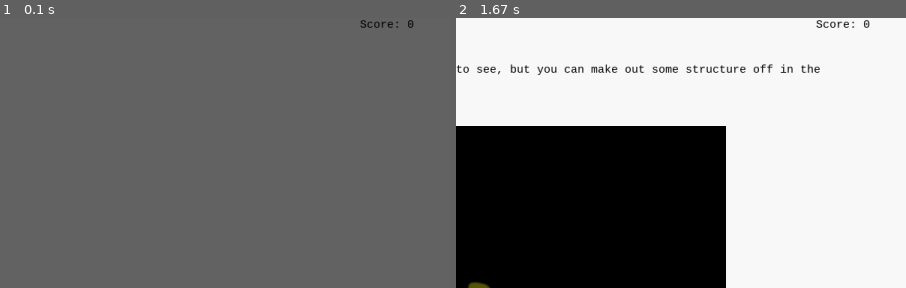
Above: before the commit, frames 1-2 (left to right).
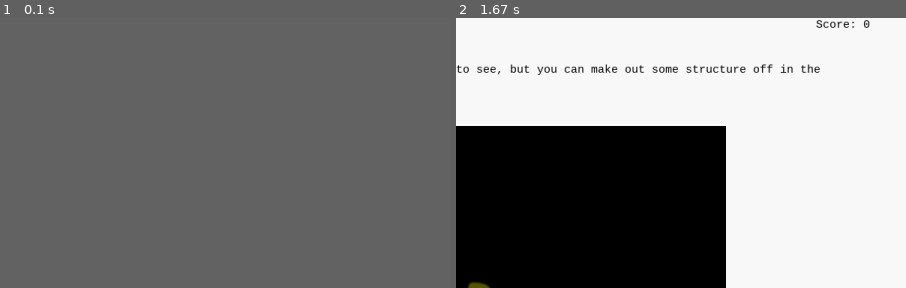
Above: after the commit, the same moments.

Repository: WilliamKluge/CMPT120-Project
Game: pygame game, started from Nowhere/main.py
The game is run twice, just before and just after one commit, with the same random seed, the same clock (stepped at 60 frames per second) and the same inputs.
Inputs:
- Up to frame 1 (0.1 s): no input
- Up to frame 2 (1.67 s): tap Space at 0.33 s; tap Shift at 0.67 s; hold D 1-1.47 s; tap E at 1.15 s; hold D from 1.5 s (still down); tap B at 1.65 s
The pictures show only the part of the screen within x 50-100%, y 0-50%; the shares and areas given below are measured in that part.

The runs differ from the first frame. In frame 1, 0.1% of the frame differs, in the area x 80-92%, y 0-4%; in frame 2, nothing differs.

Commit message:
Improved game loop to only include system updates, resolves #4

Diff:
--- a/Nowhere/EntityFramework/Systems/Engine.py
+++ b/Nowhere/EntityFramework/Systems/Engine.py
@@ -9,8 +9,6 @@
 
 import Nowhere.PygameLibraries.eztext as eztext
 from Nowhere.EntityFramework.Nodes.PositionNode import PositionNode
-from Nowhere.EntityFramework.Nodes.ScoreNode import ScoreNode
-from Nowhere.EntityFramework.Systems.ImplimentedSystems.DrawTextSystem import DrawTextSystem
 from Nowhere.EntityFramework.Systems.ImplimentedSystems.MoveSystem import MoveSystem
 from Nowhere.EntityFramework.Systems.ImplimentedSystems.QuitSystem import QuitSystem
 
@@ -68,18 +66,12 @@
 
         while self.continue_updating:
             current_time = time.clock()
-            w, h = self.screen.get_size()
+
             # Draw the background created in __init__ to the screen
             self.screen.blit(self.background, (0, 0))
 
-            # Draws the user's score
-            self.add_system(DrawTextSystem(self,
-                                           "Score: " + str(self.character.components[ScoreNode.__name__].score),
-                                           (w * 0.90, 0)))
-
             # Events for self.__input_box
             events = pygame.event.get()
-
             # Process other events
             for event in events:
                 # Close if window is closed
@@ -89,7 +81,7 @@
             self.input_box.update(events)
             self.input_box.draw(self.screen)
 
-            sorted(self.system_queue, key=lambda system: system.priority)
+            sorted(self.system_queue, key=lambda system: system.priority)  # Sorts systems based on their priority
 
             # Update processes in the main queue of the game
             for i in self.system_queue:
@@ -102,13 +94,6 @@
 
             # Blit everything to the screen
             pygame.display.flip()
-
-            user_input = self.input_box.value
-
-            # Checks if the user input is one of the possible commands
-            if user_input in self.__possible_commands:
-                self.add_system(self.__possible_commands[user_input])
-                self.input_box.value = ''
 
     def remove_system(self, system):
         """
@@ -137,6 +122,17 @@
         self.character = entity
 
     def update_commands(self):
+        """
+        Checks if the user has input a command and then tells the user what commands are available
+        :return: None
+        """
+        # Checks if the user input is one of the possible commands
+        user_input = self.input_box.value
+
+        if user_input in self.__possible_commands:
+            self.add_system(self.__possible_commands[user_input])
+            self.input_box.value = ''
+
         # Clear the commands from the last iteration
         self.__possible_commands.clear()
 
--- a/Nowhere/EntityFramework/Systems/ImplimentedSystems/UpdateCommandSystem.py
+++ b/Nowhere/EntityFramework/Systems/ImplimentedSystems/UpdateCommandSystem.py
@@ -1,12 +1,13 @@
 # Holds the DrawTextSystem class
 # Author: William Kluge
 # Date: 2017-9-21
-
+from Nowhere.EntityFramework.Nodes.ScoreNode import ScoreNode
 from Nowhere.EntityFramework.Systems.ISystem import ISystem
+from Nowhere.EntityFramework.Systems.ImplimentedSystems.DrawTextSystem import DrawTextSystem
 
 
 class UpdateCommandSystem(ISystem):
-    """Draws text"""
+    """Updates the commands the user has available and draws the users score"""
 
     @property
     def priority(self):
@@ -14,7 +15,6 @@
 
     def __init__(self, engine):
         """
-        Updates the commands the user has available
         :param engine: Engine controlling the game
         """
         self.__engine = engine
@@ -27,6 +27,14 @@
         # Update user input (also draws possible commands to the screen)
         self.__engine.update_commands()
 
+        w, h = self.__engine.screen.get_size()
+
+        # Draws the user's score
+        self.__engine.add_system(DrawTextSystem(self.__engine,
+                                                "Score: " + str(
+                                                    self.__engine.character.components[ScoreNode.__name__].score),
+                                                (w * 0.90, 0)))
+
         return False
 
     def end(self):
